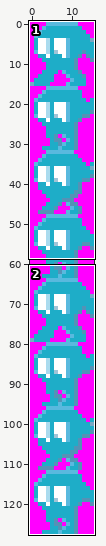
Sprite sheet -- arm9/graphics/MinerHorace.png. Above, an overview of the earlier version with the close-up marked.
Close-up. As it was:
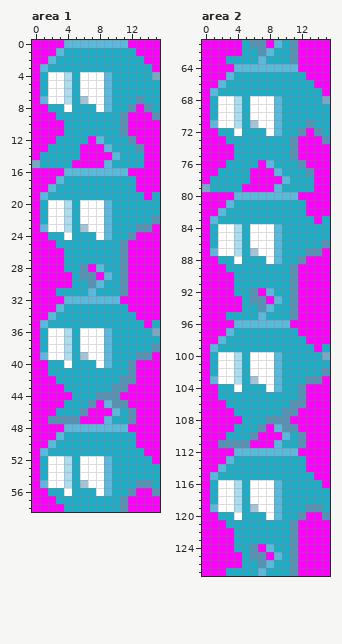
The file is 16x128 pixels. Shown: area 1: x 0..15, y 0..58; area 2: x 0..15, y 61..127.
Once edited:
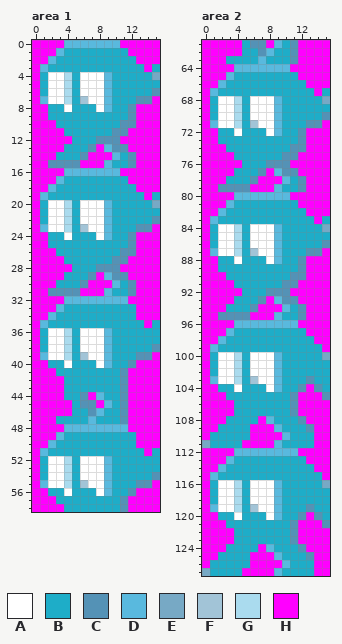
Palette (. is transparent): A #ffffff  B #1eadc8  C #5492b6  D #59b9de  E #77a9c5  F #a2c4d7  G #aadbee  H #ff00ff
What changed:
Changed rows in their new state; - is an unchanged pixel.
Area 1:
first column x 0:
 0 -----------H----
 1 ------------H---
 2 -------------H--
 3 --------------HB
 6 ---------------C
 7 --------------CH
 8 --------------HH
 9 --B--------BC--H
10 ---B--------C---
11 ----------C-----
12 ---HH--BCCCHH---
13 --HH--BC--CCHH--
14 -HH---C-----CH--
15 HHCCCC------CH--
16 -----------H----
17 ------------H---
20 ---------------E
first column x 2:
25 B--------BC---
26 -B--------C---
27 --------C-----
28 --H-BBCCCH----
29 --B-B---C-----
30 -BB-CHHHDBC---
31 CCCCHHHD-BC---
32 ---------D----
33 ----------B---
36 -------------B
first column x 2:
41 H--------CH
42 -H--------H
43 --------B--
44 --B-CHDBBC-
45 --H-C---B--
46 -HH-BCDBBCH
47 HBBBBDBB-CH
first column x 15:
51 B
52 B
54 C
55 H
56 H
Area 2:
first column x 0:
 64 -----------H----
 65 ------------H---
 66 -------------H--
 67 --------------HB
 70 ---------------C
 71 --------------CH
 72 --------------HH
 73 --B--------BC--H
 74 ---B--------C---
 75 ----------C-----
 76 ---HH--BCCCHH---
 77 --HH--BC--CCHH--
 78 -HH---C-----CH--
 79 HHCCCC------CH--
 80 -----------H----
 81 ------------H---
 84 ---------------E
first column x 0:
 89 --B--------BC---
 90 ---B--------C---
 91 ----------C-----
 92 ----H-BBCCCH----
 93 ----B-B---C-----
 94 ---BB-CHHHDBC---
 95 --CCCCHHHD-BC---
 96 -----------D----
 97 ------------B---
 98 -------------B--
 99 --------------BH
102 ---------------B
103 --------------BB
104 --------------CB
105 --H--------CH--C
106 ---H--------H---
107 ----------B-----
108 ---BB--HDBBBC---
109 --BB--HH--BBBC--
110 -BB---H-----BB--
111 EBBBBH------BB--
114 -------------B--
115 --------------B-
116 ---------------E
119 --------------B-
120 --------------CB
121 ---------------C
124 ---B--B----BC---
125 --BBB-HH---BBC--
126 -BBBB-HHHHDBBB--
127 EBB--HHHHD-BBB--
Pixel boxes of the changes (left, top, right, bottom) in both close-ups:
changed: (32, 40, 160, 208)
changed: (48, 240, 160, 424)
changed: (152, 448, 160, 496)
changed: (202, 64, 330, 232)
changed: (202, 264, 330, 576)
